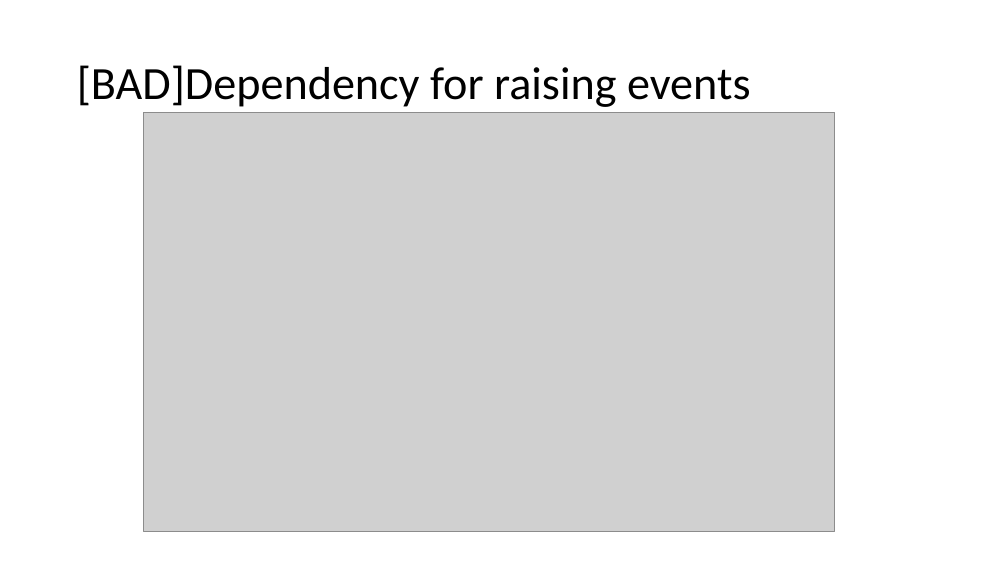
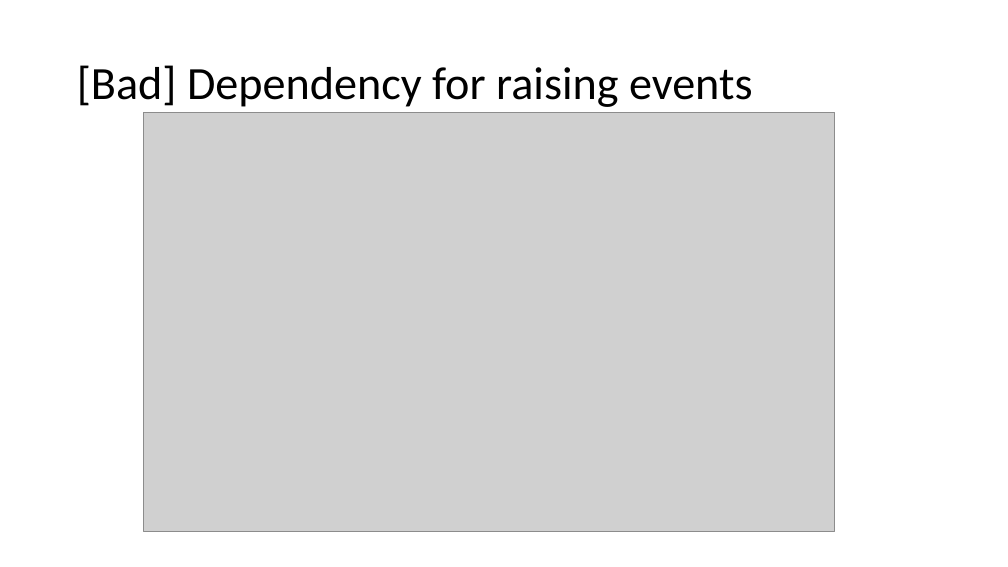
Before and after one commit to MihaiTheCoder/EventMadness, a slide deck: slide 26 of Reactive programming.pptx. Drawn at 1008x567 pixels with LibreOffice and Linux fonts; fonts in the diff are those of the drawing; grey boxes stand for pictures. Boxes give left, top, right and bottom in pixels: in the first picture for what was removed or moved away, otherwise in the second. Text is boxed around its words. In the diff, an @@ line names an element or a change of style, - is before the commit and + after.

Commit message:
Update presentation

```diff
--- a/Reactive programming.pptx
+++ b/Reactive programming.pptx
@@ title at [77,65,753,107]: text changed @@
-[BAD]Dependency for raising events
+[Bad] Dependency for raising events
```
Also in this commit, not shown: 2 other slides changed.
